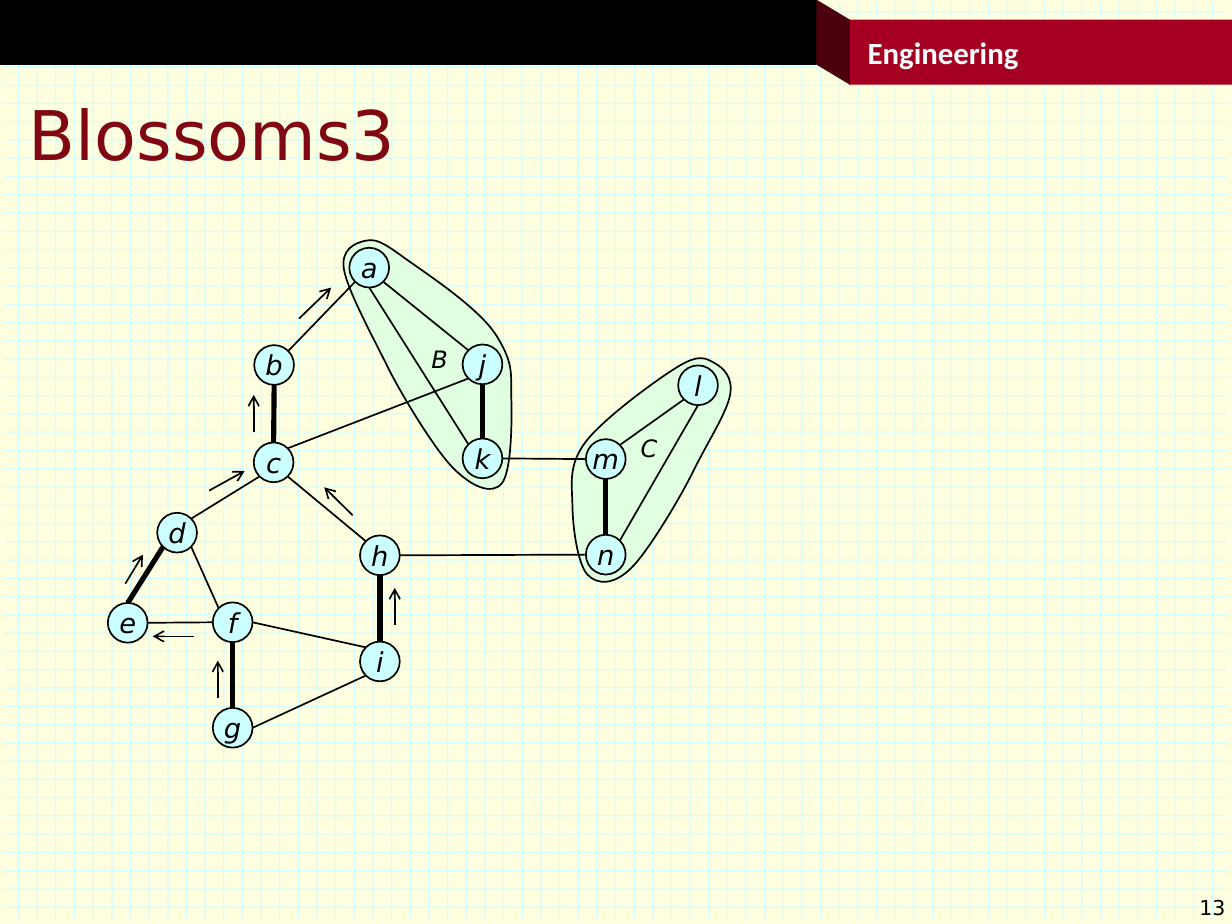
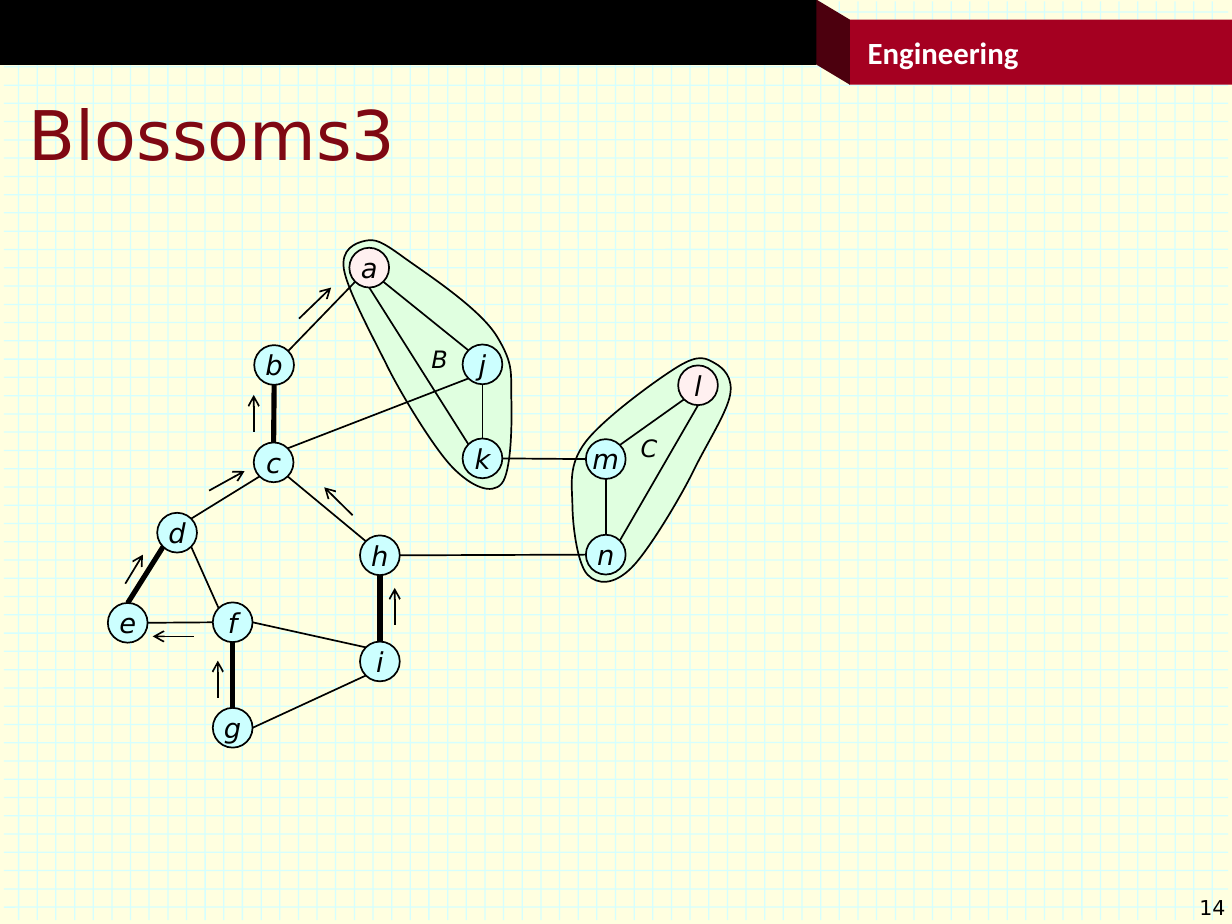
Before and after one commit to jonturner53/gads, a slide deck: slide 14 of graphAlgorithms/match/figs.pptx (slide 13 before the commit). Drawn at 1232x924 pixels with LibreOffice and Linux fonts; fonts in the diff are those of the drawing; background and template pictures are left out. Boxes give left, top, right and bottom in pixels: in the first picture for what was removed or moved away, otherwise in the second. Text is boxed around its words. In the diff, an @@ line names an element or a change of style, - is before the commit and + after.

```diff
--- a/graphAlgorithms/match/figs.pptx
+++ b/graphAlgorithms/match/figs.pptx
@@ ellipse "a" at box(350, 248, 389, 287): fill #CCFFFF to #FFF0F0 @@
@@ line (483, 384) - (483, 439): stroke #000000 3 pt to #000000 1 pt @@
@@ ellipse "l" at box(678, 366, 717, 405): fill #CCFFFF to #FFF0F0 @@
@@ line (606, 479) - (606, 535): stroke #000000 3 pt to #000000 1 pt @@
@@ page number at box(1199, 898, 1225, 920): text changed @@
-13
+14
```
Also in this commit, not shown: 4 other slides changed, 1 slide added, 30 other files.
